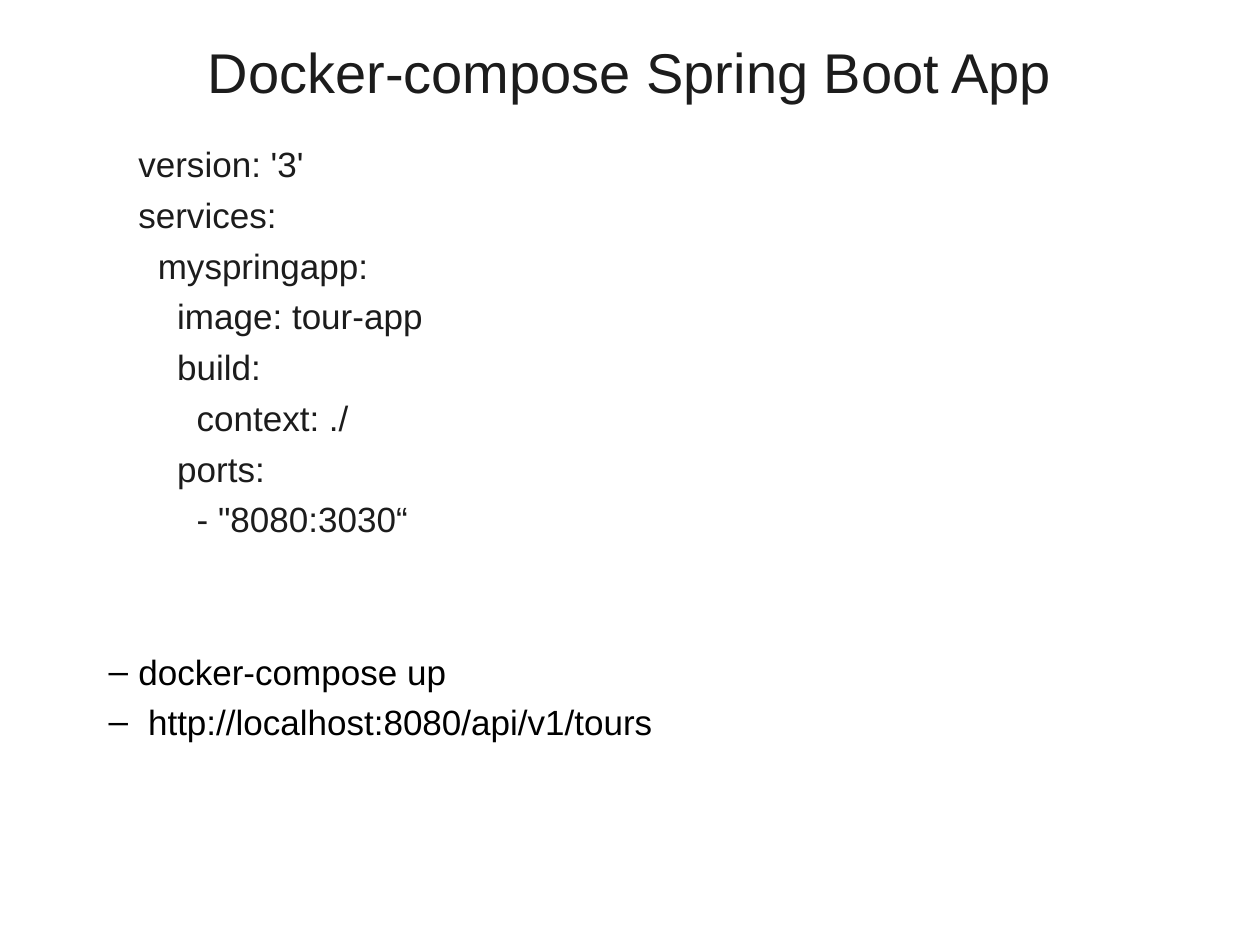
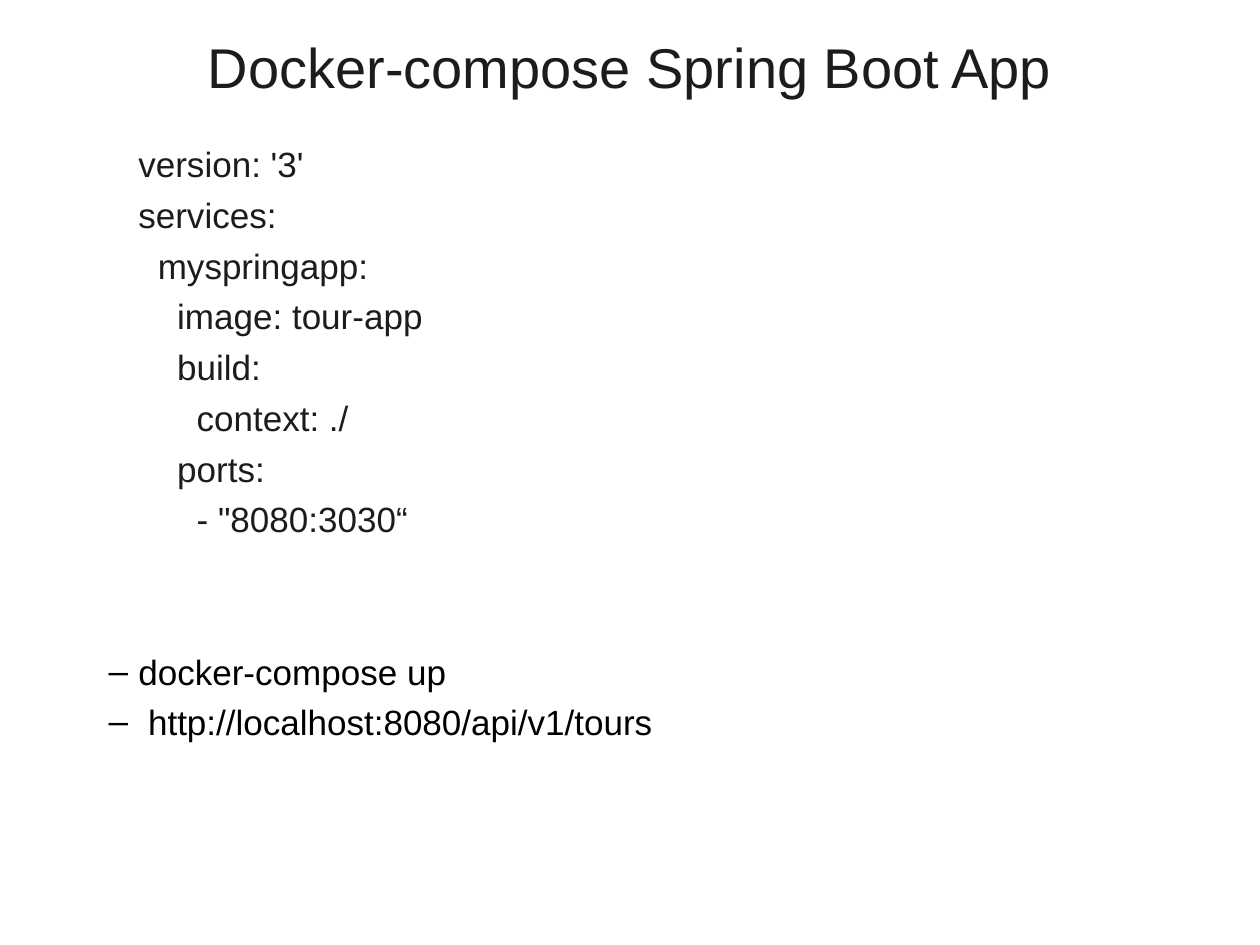
Before and after one commit to vatsanTraining/freshers_dec_2021, a slide deck: slide 57 of Dockers_Version_01.ppt (slide 56 before the commit). Drawn at 1260x945 pixels with LibreOffice and Linux fonts; fonts in the diff are those of the drawing; background and template pictures are left out. Boxes give left, top, right and bottom in pixels: in the first picture for what was removed or moved away, otherwise in the second. Text is boxed around its words. In the diff, an @@ line names an element or a change of style, - is before the commit and + after.

```diff
--- a/Dockers_Version_01.ppt
+++ b/Dockers_Version_01.ppt
@@ title "Docker-compose Spring Boot App": place and size @@
-title "Docker-compose Spring Boot App" at [208, 52, 1051, 104]
+title "Docker-compose Spring Boot App" at [208, 47, 1051, 99]
```
Also in this commit, not shown: 1 other slide changed, 1 slide added.
